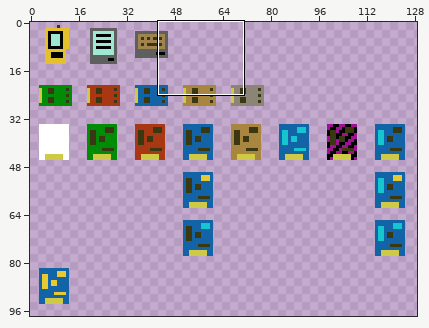
Edited in one commit: sprite sheet (resources/logisticspipes/item_textures.png). The first picture is a wide view before the edit; the outline marks the close-up.
Close-up. Old version:
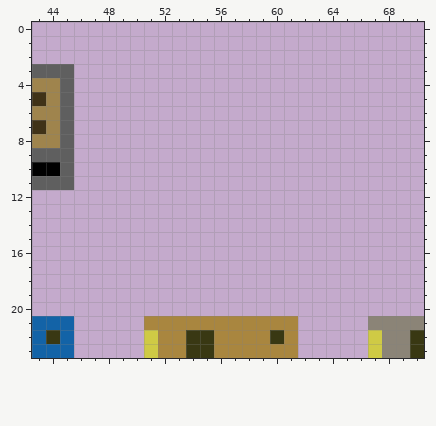
The file is 256x256 pixels. Pixels under 10% opacity are left out. Shown: x 43..70, y 0..23. The wide view leaves out empty margins.
After:
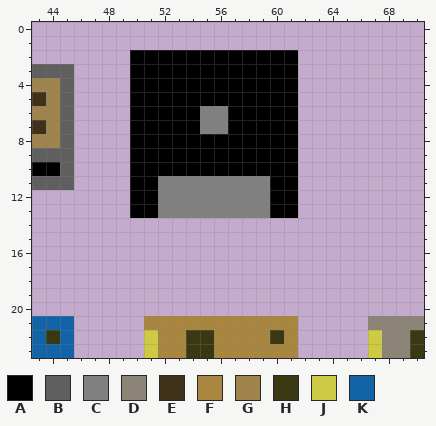
Palette (. is transparent): A #000000  B #5f5f5f  C #808080  D #8b8477  E #403218  F #a9863f  G #9f844d  H #393813  J #cfca45  K #1363a7
The commit says: Added LogisticsItemDisk
Edits made:
@@ x 48..63 @@
  1 ................
- 2 ................
- 3 ................
- 4 ................
- 5 ................
- 6 ................
- 7 ................
- 8 ................
- 9 ................
-10 ................
-11 ................
-12 ................
-13 ................
+ 2 ..AAAAAAAAAAAA..
+ 3 ..AAAAAAAAAAAA..
+ 4 ..AAAAAAAAAAAA..
+ 5 ..AAAAAAAAAAAA..
+ 6 ..AAAAACCAAAAA..
+ 7 ..AAAAACCAAAAA..
+ 8 ..AAAAAAAAAAAA..
+ 9 ..AAAAAAAAAAAA..
+10 ..AAAAAAAAAAAA..
+11 ..AACCCCCCCCAA..
+12 ..AACCCCCCCCAA..
+13 ..AACCCCCCCCAA..
 14 ................
Boxes around the changes in both close-ups, in picture pixels (x1, y1, x2, y2):
added: (130, 50, 298, 218)
